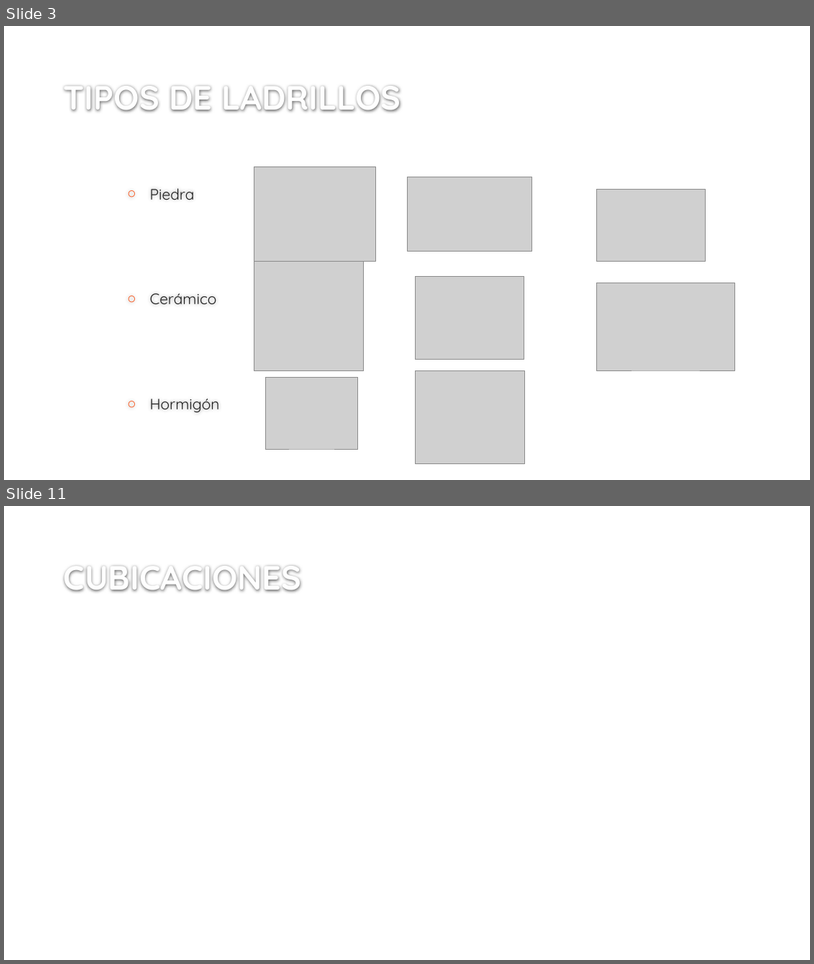
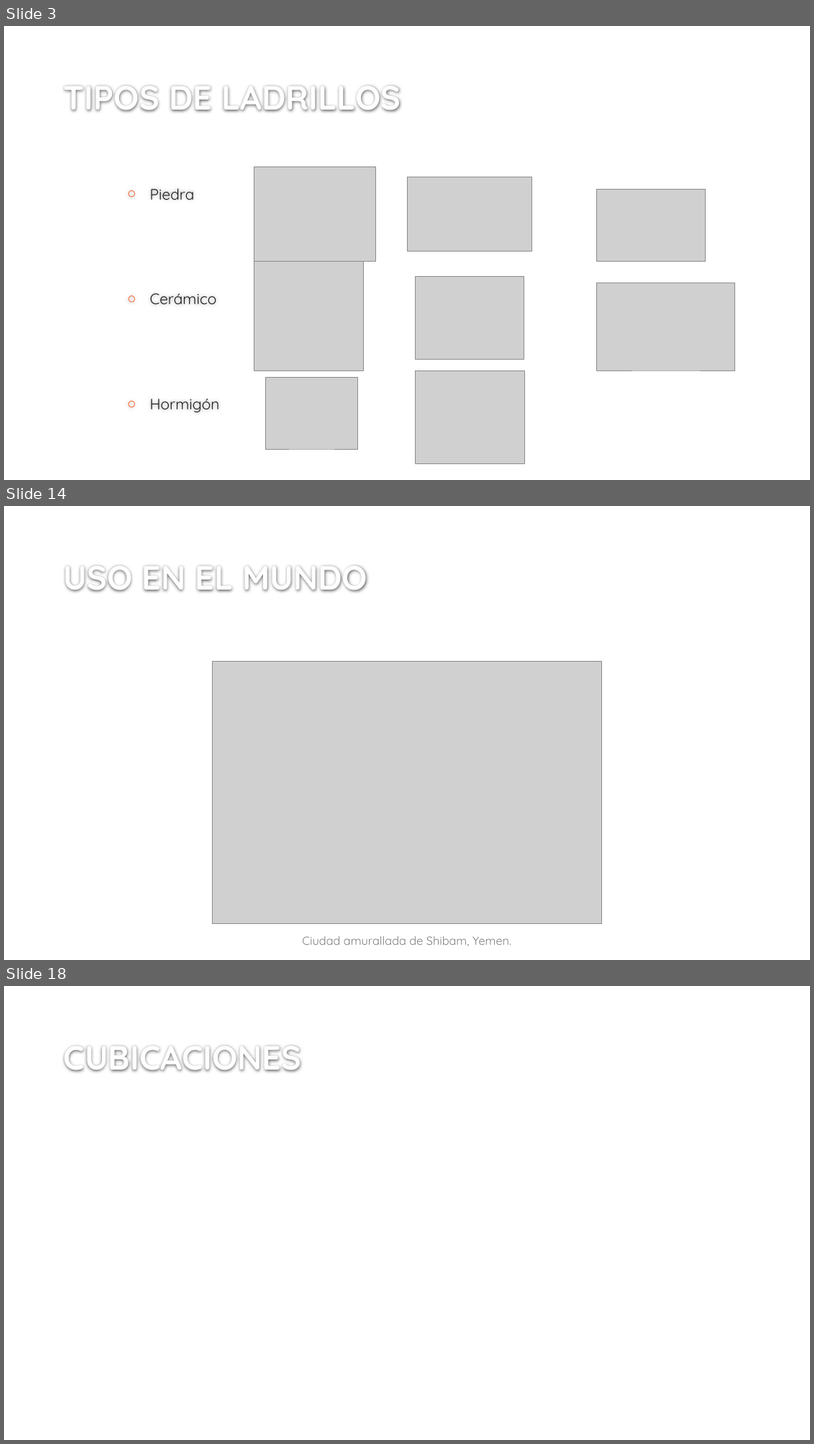
Before and after one commit to ppizarror/proyecto-CI6501, a slide deck: SISTEMAS CONSTRUCTIVOS EN ALBAÑILERIÁ.pptx. Shown one above the other, each under a label of ours: slides 3 and 11 before the commit, slides 3, 14 and 18 after it; the slides between them are not shown. The pictures are 814x964 and 814x1444 pixels, drawn with LibreOffice and Linux fonts; fonts in the diff are those of the drawing; grey boxes stand for pictures; background and template pictures are left out. Boxes give left, top, right and bottom in pixels: in the first picture for what was removed or moved away, otherwise in the second. Text is boxed around its words. In the diff, an @@ line names an element or a change of style, - is before the commit and + after.

Commit message:
PPT avanzado con referencias y usos en Chile y el mundo

```diff
--- a/SISTEMAS CONSTRUCTIVOS EN ALBAÑILERIÁ.pptx
+++ b/SISTEMAS CONSTRUCTIVOS EN ALBAÑILERIÁ.pptx
@@ slide 14 added at <box>4,506,810,960</box>, background #FFFFFF @@
@@ title added at <box>64,565,368,592</box>, 40 pt, text #FEFEFE, bold @@
+USO EN EL MUNDO
@@ picture added at <box>212,662,602,924</box> @@
@@ text added at <box>302,936,512,946</box>, 14 pt, text #808080 @@
+Ciudad amurallada de Shibam, Yemen.
@@ what was slide 11 is now slide 18 @@
```
Also in this commit, not shown: 7 slides changed, 9 other slides added, 3 slides removed.
